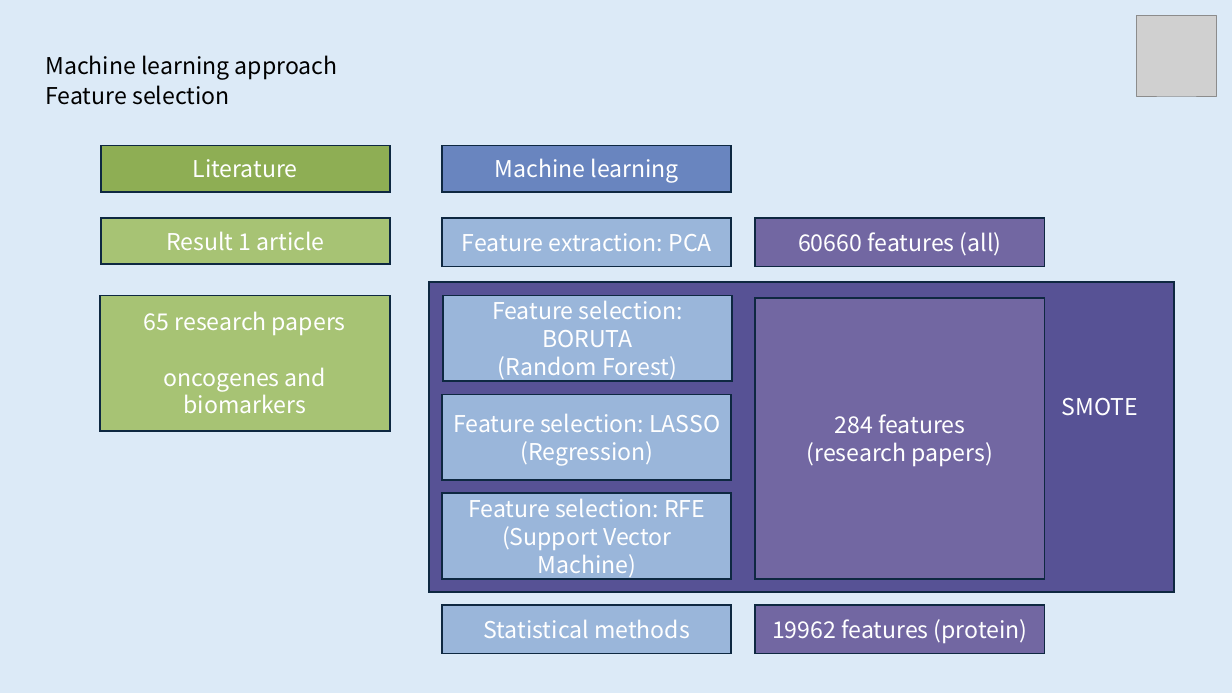
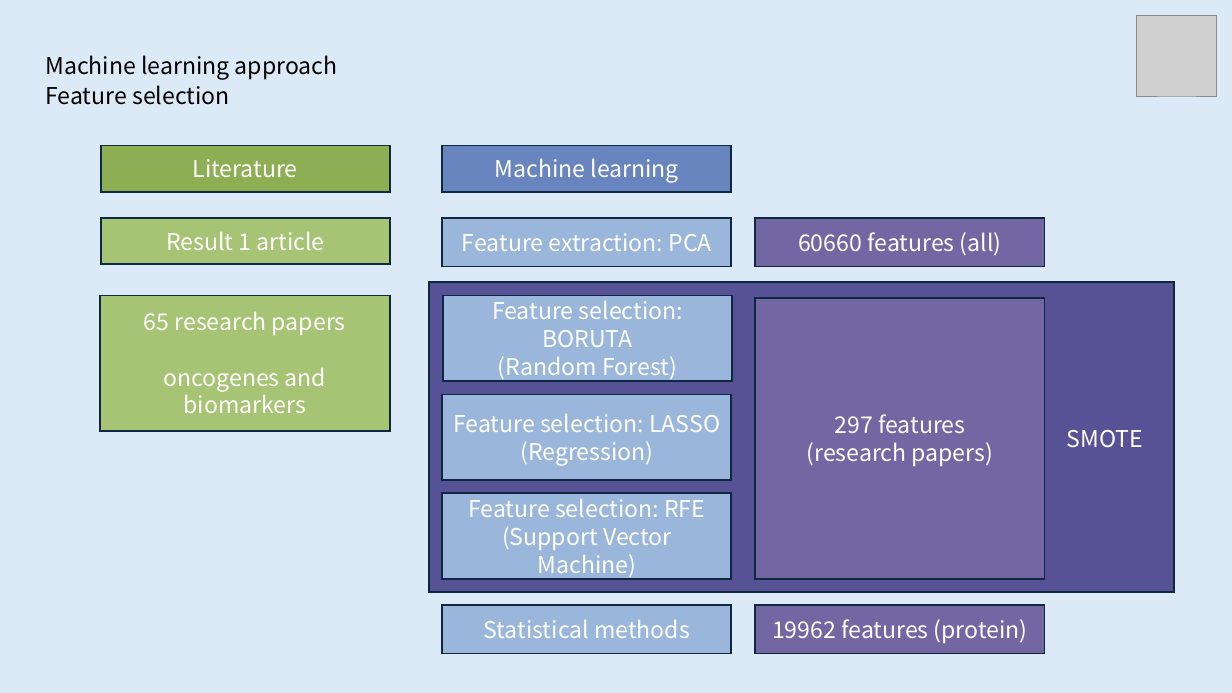
Before and after one commit to rhlt/tnbc, a slide deck: slide 8 of CapstoneProject_FinalPresentation.pptx (slide 9 before the commit). Drawn at 1232x693 pixels with LibreOffice and Linux fonts; fonts in the diff are those of the drawing; grey boxes stand for pictures. Boxes give left, top, right and bottom in pixels: in the first picture for what was removed or moved away, otherwise in the second. Text is boxed around its words. In the diff, an @@ line names an element or a change of style, - is before the commit and + after.

```diff
--- a/CapstoneProject_FinalPresentation.pptx
+++ b/CapstoneProject_FinalPresentation.pptx
@@ text in rectangle at [834, 414, 965, 433]: text changed @@
-284 features
+297 features
@@ text "SMOTE": place and size @@
-text "SMOTE" at [1062, 398, 1138, 416]
+text "SMOTE" at [1067, 430, 1143, 448]
```
Also in this commit, not shown: 3 other slides changed, 1 slide removed.
